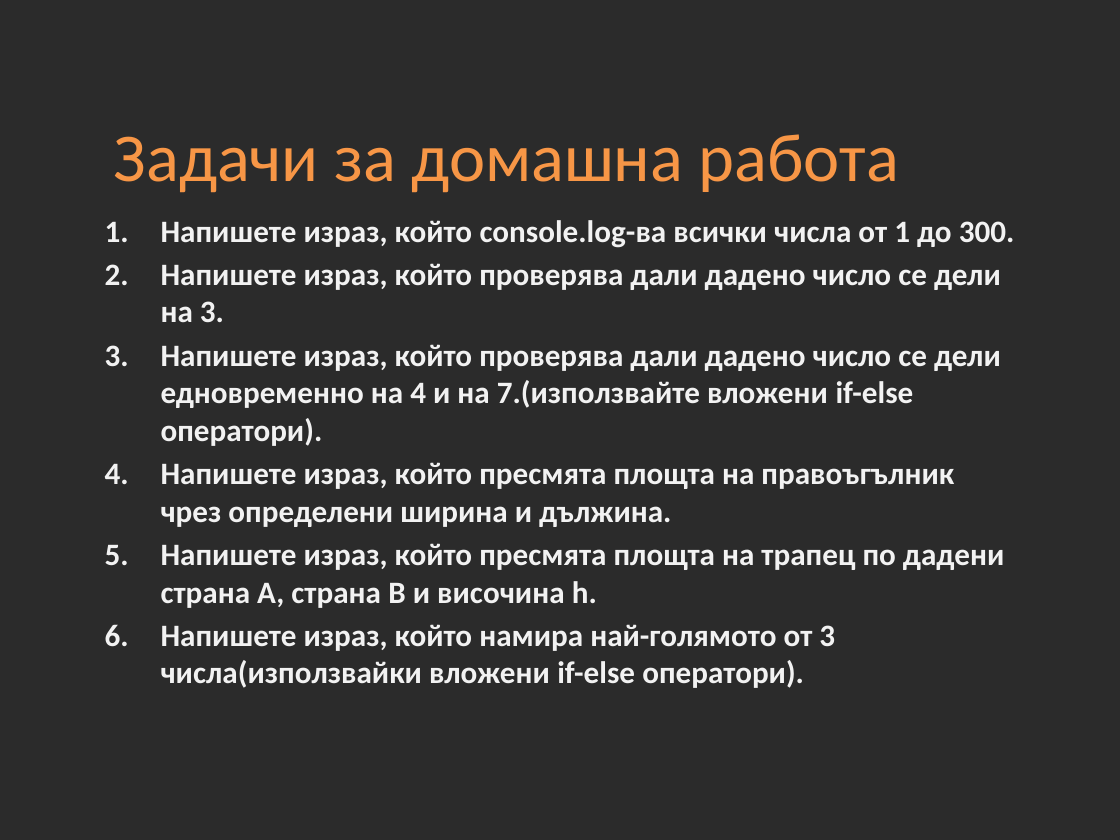
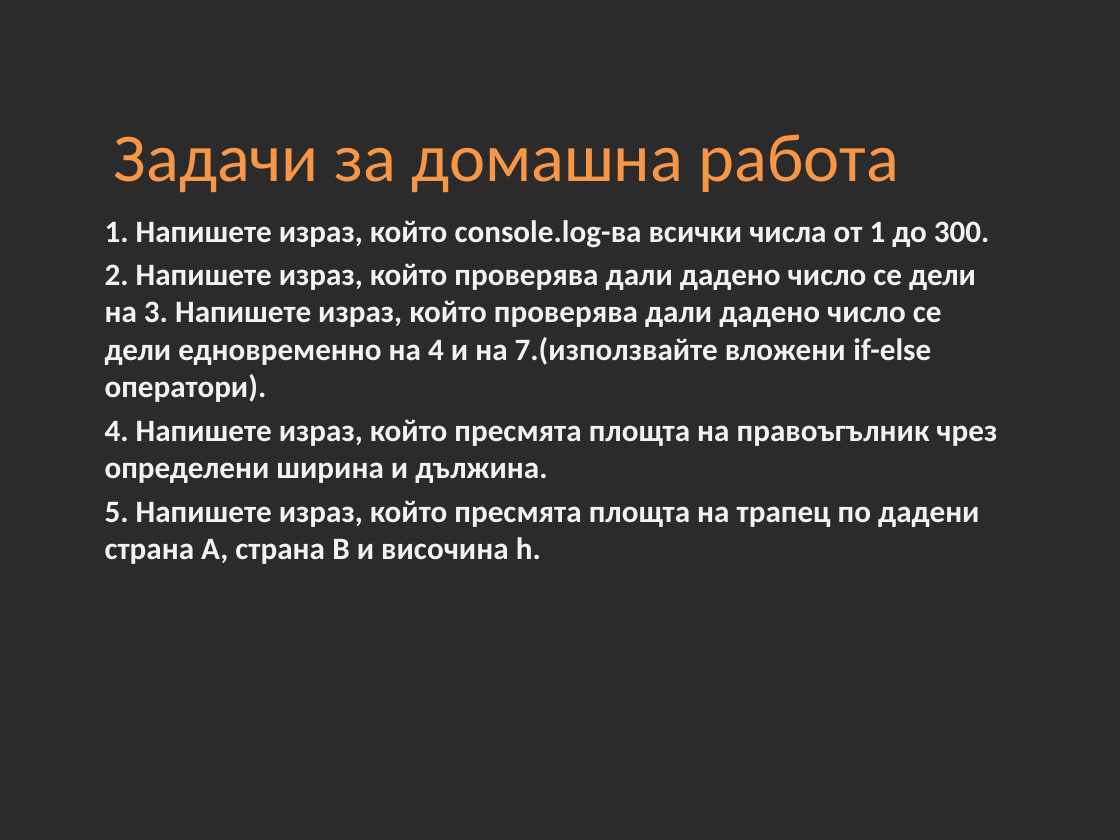
Before and after one commit to Academy-Soft-Intellect/Front-End-Course, a slide deck: slide 74 of 10-JavaScript-Basics.pptx. Drawn at 1120x840 pixels with LibreOffice and Linux fonts; fonts in the diff are those of the drawing; background and template pictures are left out; a plain dark background stands for a picture behind light text. Boxes give left, top, right and bottom in pixels: in the first picture for what was removed or moved away, otherwise in the second. Text is boxed around its words. In the diff, an @@ line names an element or a change of style, - is before the commit and + after.

```diff
--- a/10-JavaScript-Basics.pptx
+++ b/10-JavaScript-Basics.pptx
@@ text at [105, 220, 997, 564]: text changed @@
-1. Напишете израз, който console.log-ва всички числа от 1 до 300.
-2. Напишете израз, който проверява дали дадено число се дели на 3.
-3. Напишете израз, който проверява дали дадено число се дели едновременно на 4 и на 7.(използвайте вложени if-else оператори).
-4. Напишете израз, който пресмята площта на правоъгълник чрез определени ширина и дължина.
-5. Напишете израз, който пресмята площта на трапец по дадени страна А, страна B и височина h.
-6. Напишете израз, който намира най-голямото от 3 числа(използвайки вложени if-else оператори).
+1. Напишете израз, който console.log-ва всички числа от 1 до 300.
+2. Напишете израз, който проверява дали дадено число се дели на 3. Напишете израз, който проверява дали дадено число се дели едновременно на 4 и на 7.(използвайте вложени if-else оператори).
+4. Напишете израз, който пресмята площта на правоъгълник чрез определени ширина и дължина.
+5. Напишете израз, който пресмята площта на трапец по дадени страна А, страна B и височина h.
```
Also in this commit, not shown: 2 other slides changed.
